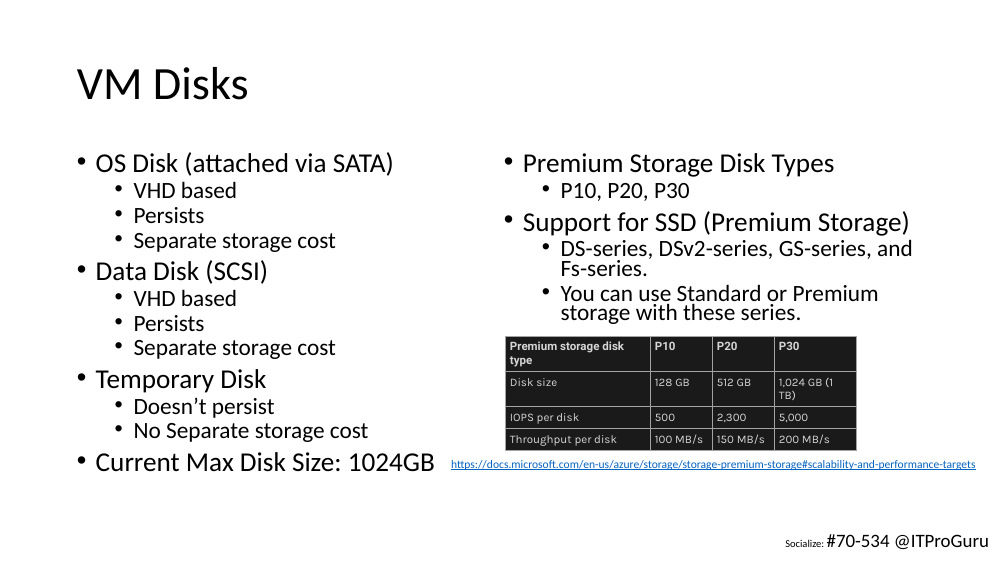
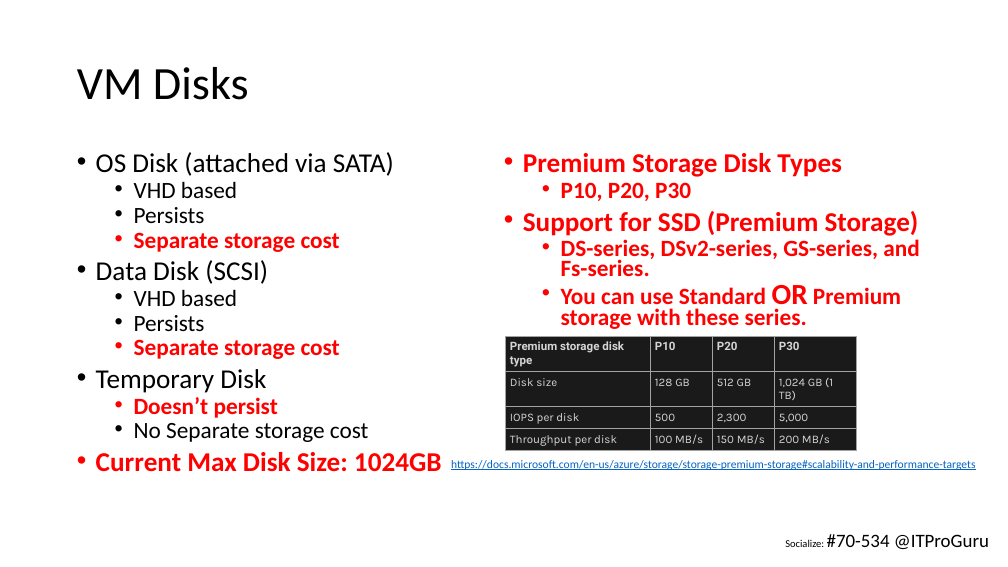
Before and after one commit to michaelsrichter/70534ExamPrep, a slide deck: slide 11 of Decks/70-534_NYC_Compute_Arch_Final.pptx. Drawn at 1008x567 pixels with LibreOffice and Linux fonts; fonts in the diff are those of the drawing. Boxes give left, top, right and bottom in pixels: in the first picture for what was removed or moved away, otherwise in the second. Text is boxed around its words. In the diff, an @@ line names an element or a change of style, - is before the commit and + after.

```diff
--- a/Decks/70-534_NYC_Compute_Arch_Final.pptx
+++ b/Decks/70-534_NYC_Compute_Arch_Final.pptx
@@ text at box(134, 153, 919, 418): text colour #000000 to #FF0000, bold on in "Separate storage cost", "Separate storage cost", "Doesn’t persist", "Current Max Disk Size: 1024GB" and 4 more places @@
@@ text at box(561, 285, 901, 329): text changed; text colour #000000 to #FF0000; bold on @@
-  • You can use Standard or Premium storage with these series.
+  • You can use Standard OR Premium storage with these series.
```
Also in this commit, not shown: 26 other slides changed.
